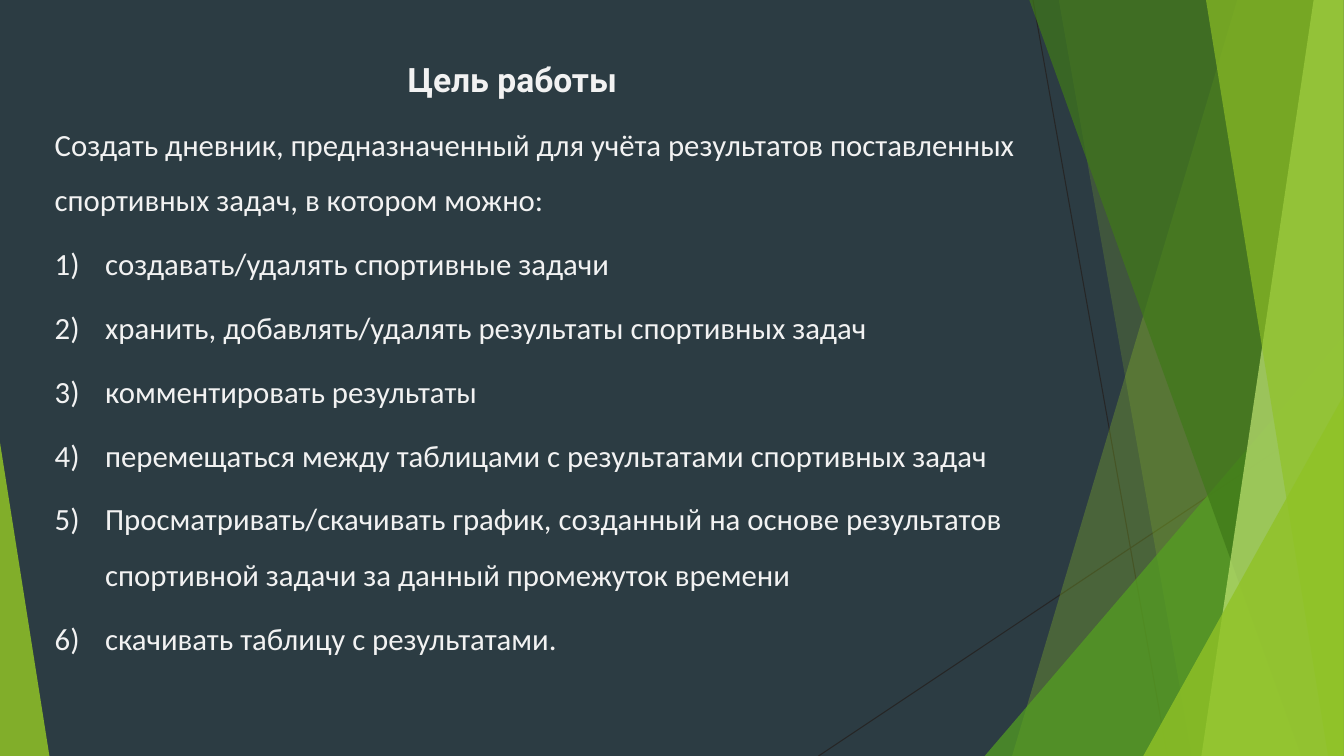
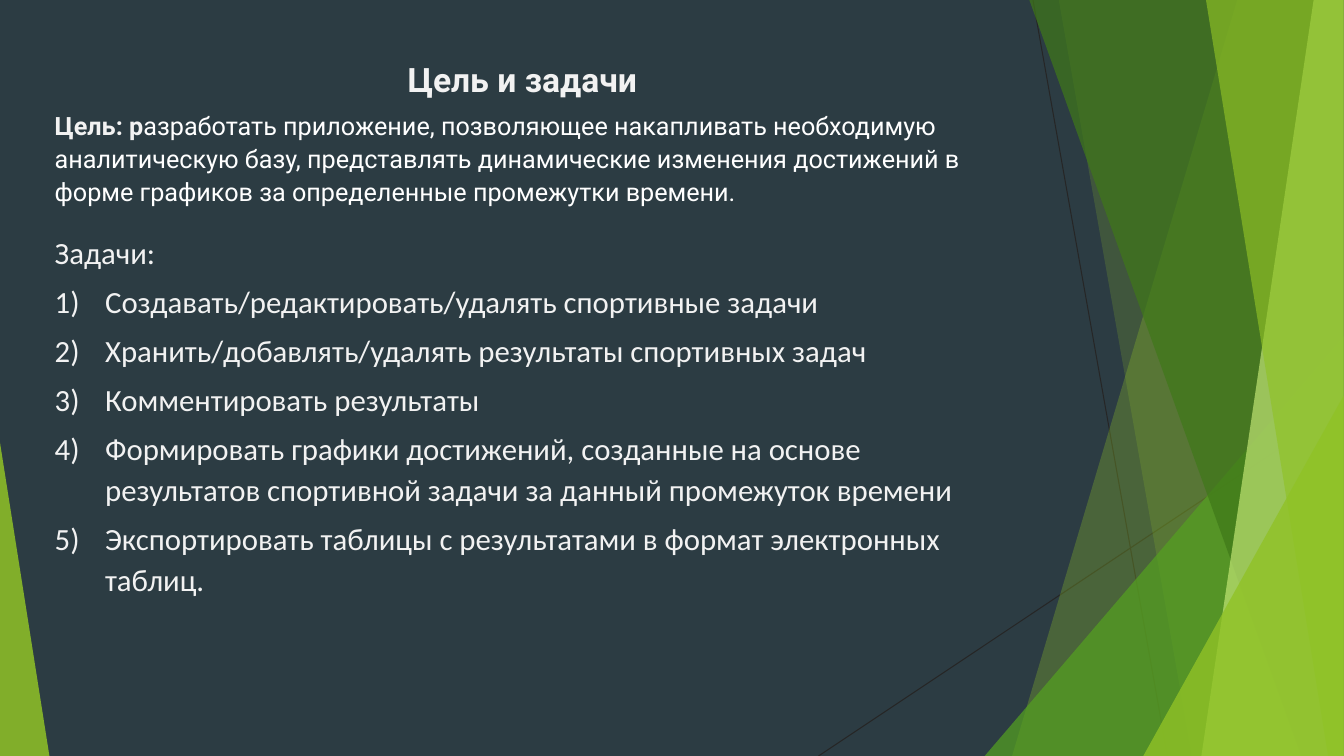
Before and after one commit to BorislavTimoshin/TaskCompletionDiary, a slide deck: slide 3 of description_project/Презентация.pptx. Drawn at 1344x756 pixels with LibreOffice and Linux fonts; fonts in the diff are those of the drawing. Boxes give left, top, right and bottom in pixels: in the first picture for what was removed or moved away, otherwise in the second. Text is boxed around its words. In the diff, an @@ line names an element or a change of style, - is before the commit and + after.

```diff
--- a/description_project/Презентация.pptx
+++ b/description_project/Презентация.pptx
@@ text at (x1=55, y1=68, x2=959, y2=596): text changed @@
-Цель работы
-Создать дневник, предназначенный для учёта результатов поставленных спортивных задач, в котором можно:
-1) создавать/удалять спортивные задачи
-2) хранить, добавлять/удалять результаты спортивных задач
-3) комментировать результаты
-4) перемещаться между таблицами с результатами спортивных задач
-5) Просматривать/скачивать график, созданный на основе результатов спортивной задачи за данный промежуток времени
-6) скачивать таблицу с результатами.
+Цель и задачи
+Цель: разработать приложение, позволяющее накапливать необходимую аналитическую базу, представлять динамические изменения достижений в форме графиков за определенные промежутки времени.
+Задачи:
+1) Создавать/редактировать/удалять спортивные задачи
+2) Хранить/добавлять/удалять результаты спортивных задач
+3) Комментировать результаты
+4) Формировать графики достижений, созданные на основе результатов спортивной задачи за данный промежуток времени
+5) Экспортировать таблицы с результатами в формат электронных таблиц.
```
Also in this commit, not shown: 1 other slide changed, 4 slides added, 5 slides removed, 2 other files.
